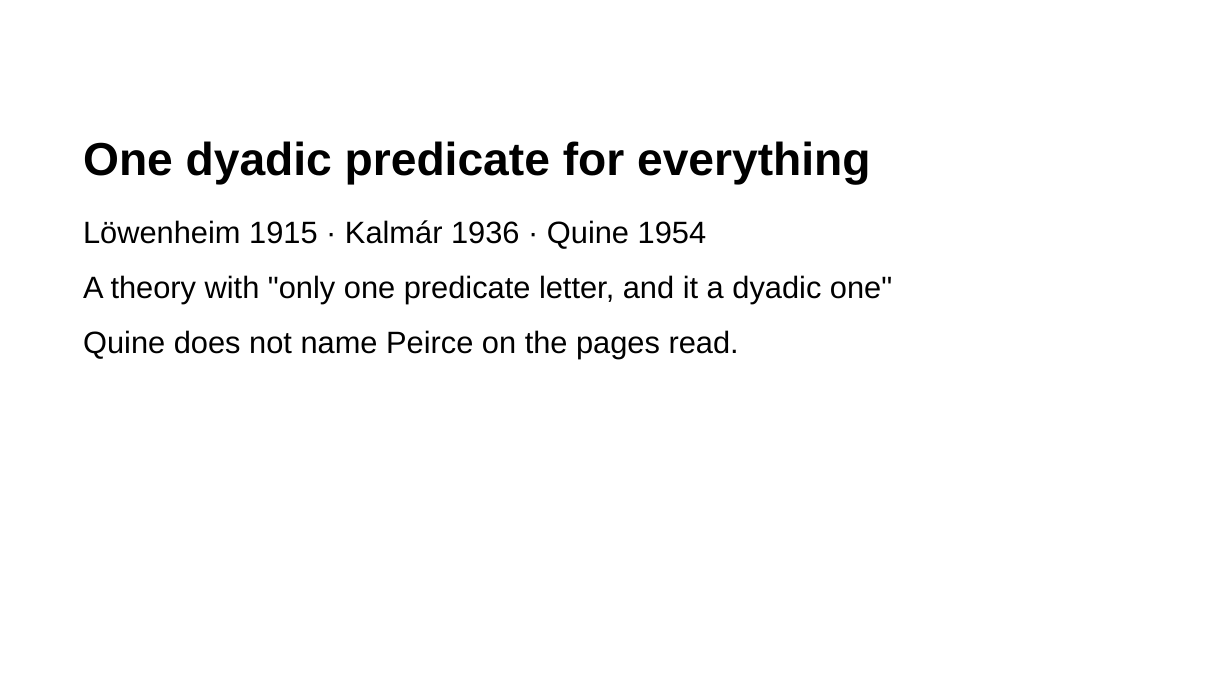
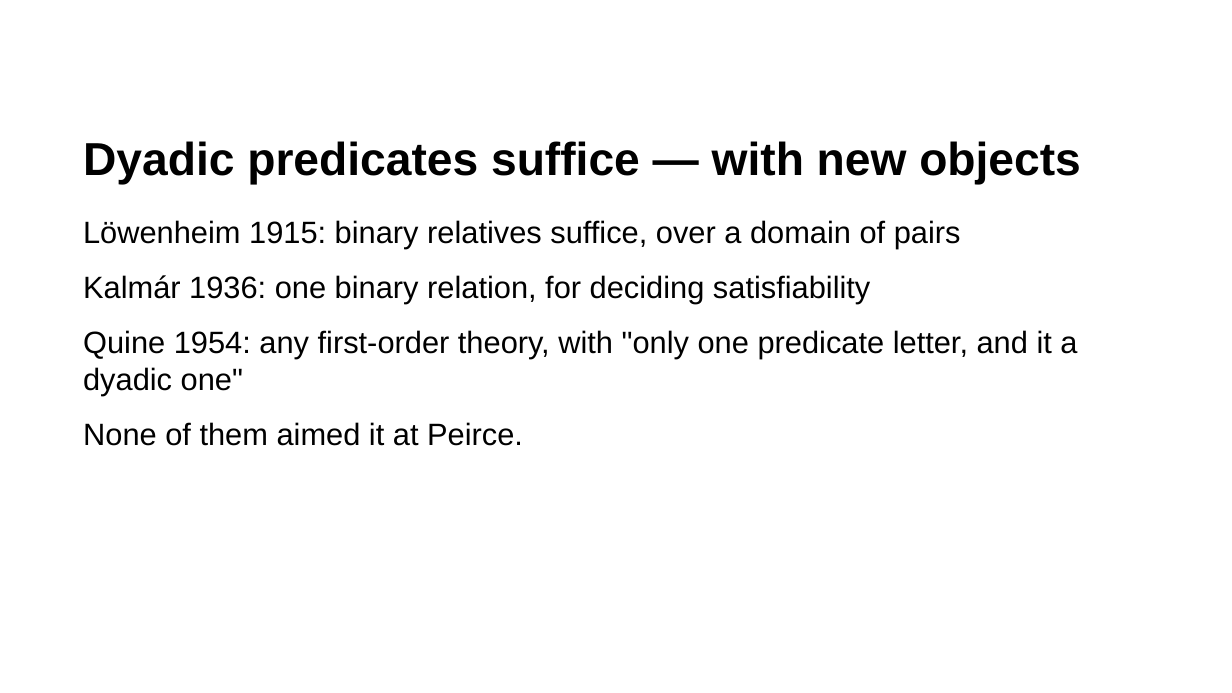
Before and after one commit to rogerSuperBuilderAlpha/algorithmacy-lab, a slide deck: slide 9 of submissions/triadic_reduction/talk/deck.pptx. Drawn at 1232x693 pixels with LibreOffice and Linux fonts; fonts in the diff are those of the drawing. Boxes give left, top, right and bottom in pixels: in the first picture for what was removed or moved away, otherwise in the second. Text is boxed around its words. In the diff, an @@ line names an element or a change of style, - is before the commit and + after.

```diff
--- a/submissions/triadic_reduction/talk/deck.pptx
+++ b/submissions/triadic_reduction/talk/deck.pptx
@@ text at bbox=[83, 141, 1081, 185]: text changed @@
-One dyadic predicate for everything
+Dyadic predicates suffice — with new objects
@@ text at bbox=[83, 220, 1077, 446]: text changed @@
-Löwenheim 1915 · Kalmár 1936 · Quine 1954
-A theory with "only one predicate letter, and it a dyadic one"
-Quine does not name Peirce on the pages read.
+Löwenheim 1915: binary relatives suffice, over a domain of pairs
+Kalmár 1936: one binary relation, for deciding satisfiability
+Quine 1954: any first-order theory, with "only one predicate letter, and it a dyadic one"
+None of them aimed it at Peirce.
```
Also in this commit, not shown: 12 other slides changed, 8 other files.
